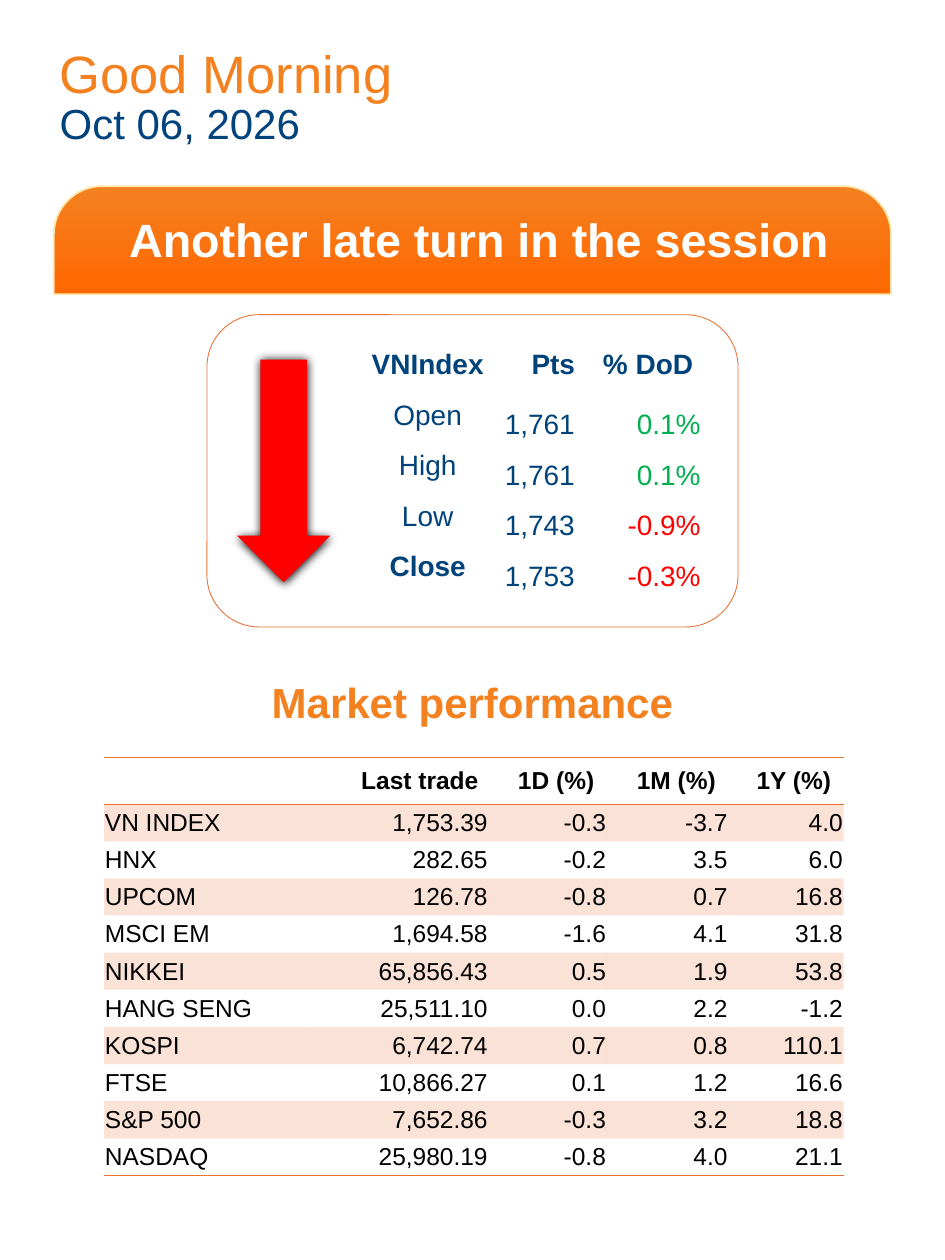
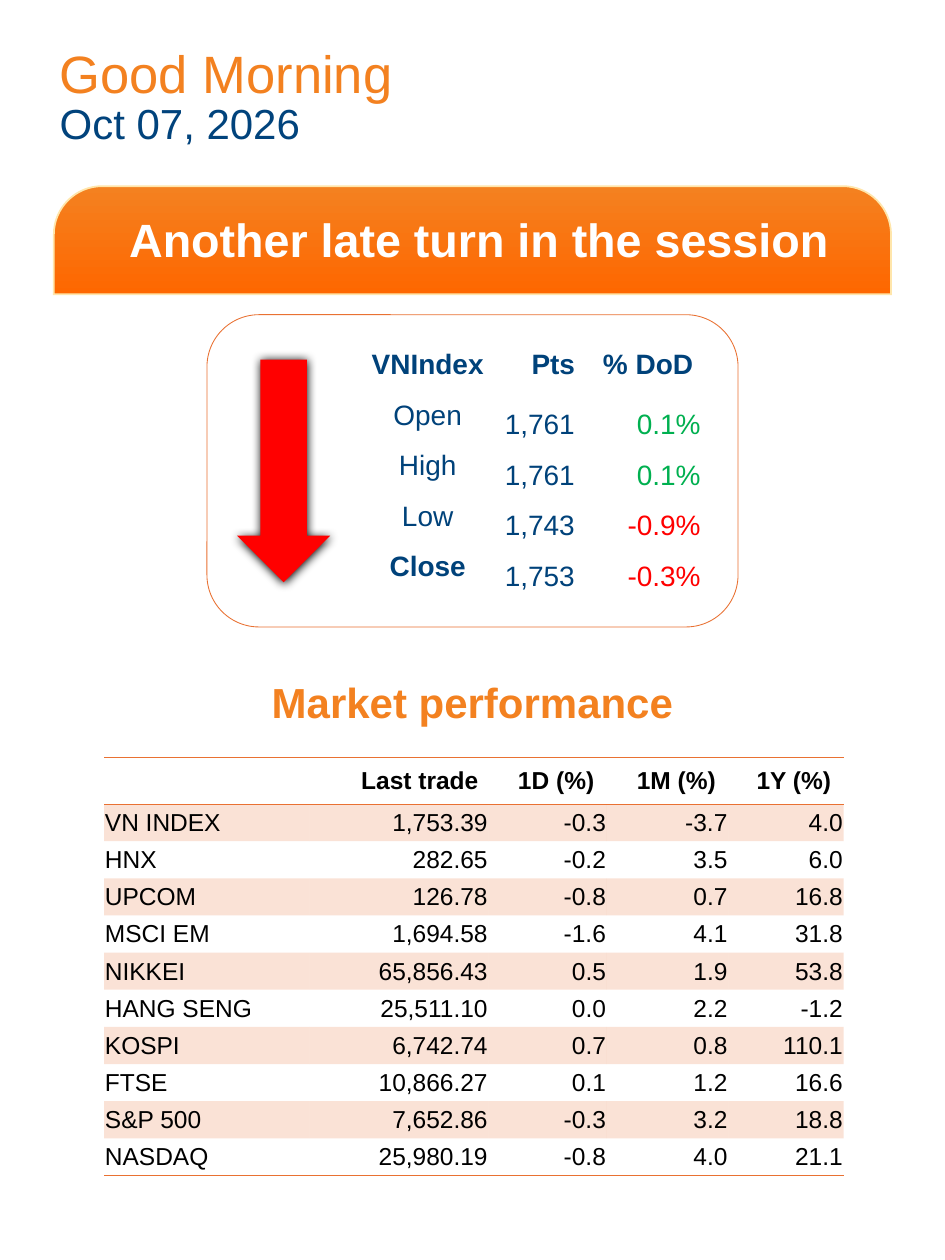
Before and after one commit to datquanton/verbose-guide, a slide deck: slide 1 of DailyReport_Mobile_EN_20261006.pptx. Drawn at 945x1260 pixels with LibreOffice and Linux fonts; fonts in the diff are those of the drawing; background and template pictures are left out. Boxes give left, top, right and bottom in pixels: in the first picture for what was removed or moved away, otherwise in the second. Text is boxed around its words. In the diff, an @@ line names an element or a change of style, - is before the commit and + after.

```diff
--- a/DailyReport_Mobile_EN_20261006.pptx
+++ b/DailyReport_Mobile_EN_20261006.pptx
@@ text at (x1=60, y1=109, x2=300, y2=145): text changed @@
-Oct 06, 2026
+Oct 07, 2026
```
Also in this commit, not shown: 1 other slide changed.
